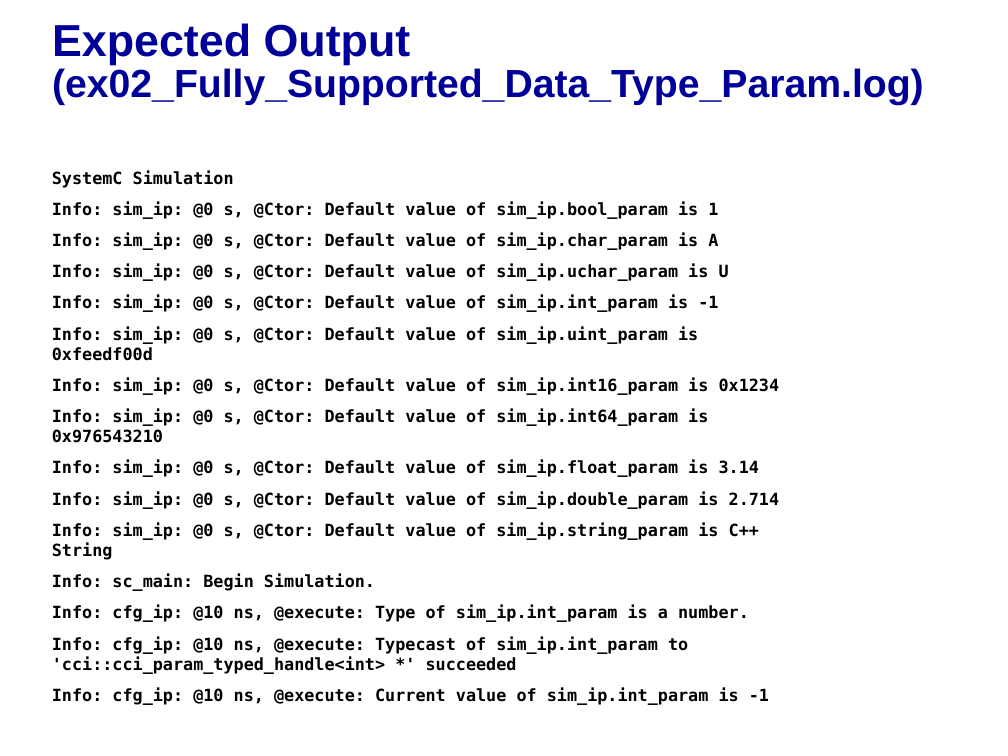
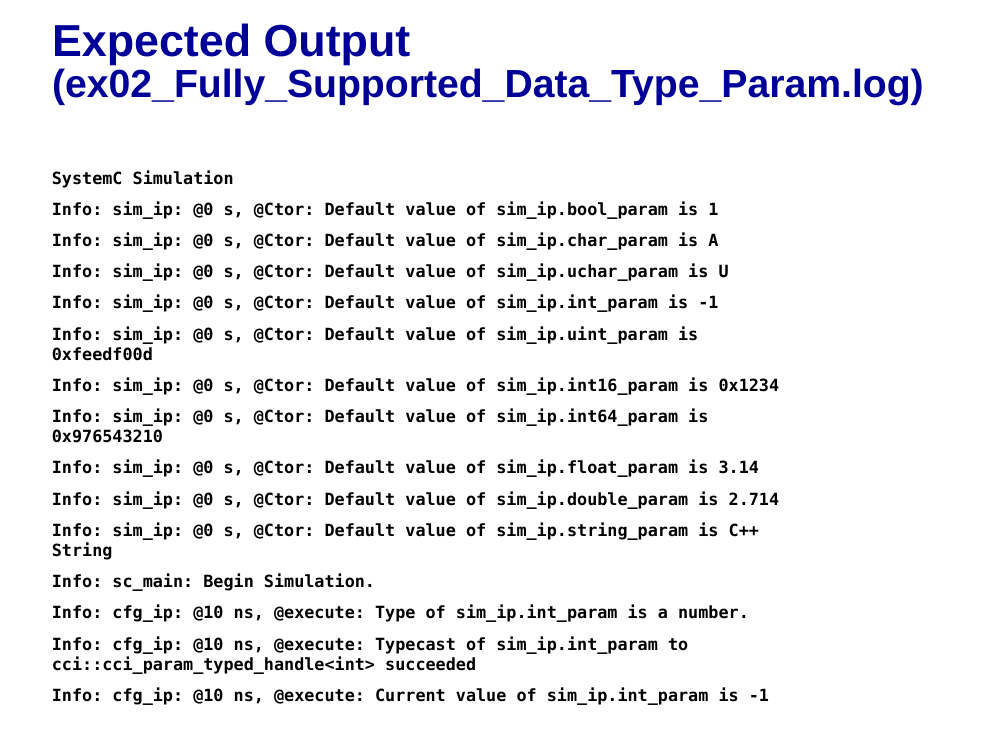
Before and after one commit to accellera-official/cci, a slide deck: slide 4 of examples/ex02_Fully_Supported_Data_Type_Param/docs/ex02_Fully_Supported_Data_Typa_Param.ppt. Drawn at 1008x756 pixels with LibreOffice and Linux fonts; fonts in the diff are those of the drawing; background and template pictures are left out. Boxes give left, top, right and bottom in pixels: in the first picture for what was removed or moved away, otherwise in the second. Text is boxed around its words. In the diff, an @@ line names an element or a change of style, - is before the commit and + after.

```diff
--- a/examples/ex02_Fully_Supported_Data_Type_Param/docs/ex02_Fully_Supported_Data_Typa_Param.ppt
+++ b/examples/ex02_Fully_Supported_Data_Type_Param/docs/ex02_Fully_Supported_Data_Typa_Param.ppt
@@ text at (52,637,688,674): text changed @@
-Info: cfg_ip: @10 ns, @execute: Typecast of sim_ip.int_param to 'cci::cci_param_typed_handle<int> *' succeeded
+Info: cfg_ip: @10 ns, @execute: Typecast of sim_ip.int_param to cci::cci_param_typed_handle<int> succeeded
```
Also in this commit, not shown: 2 other slides changed, 10 other files.
